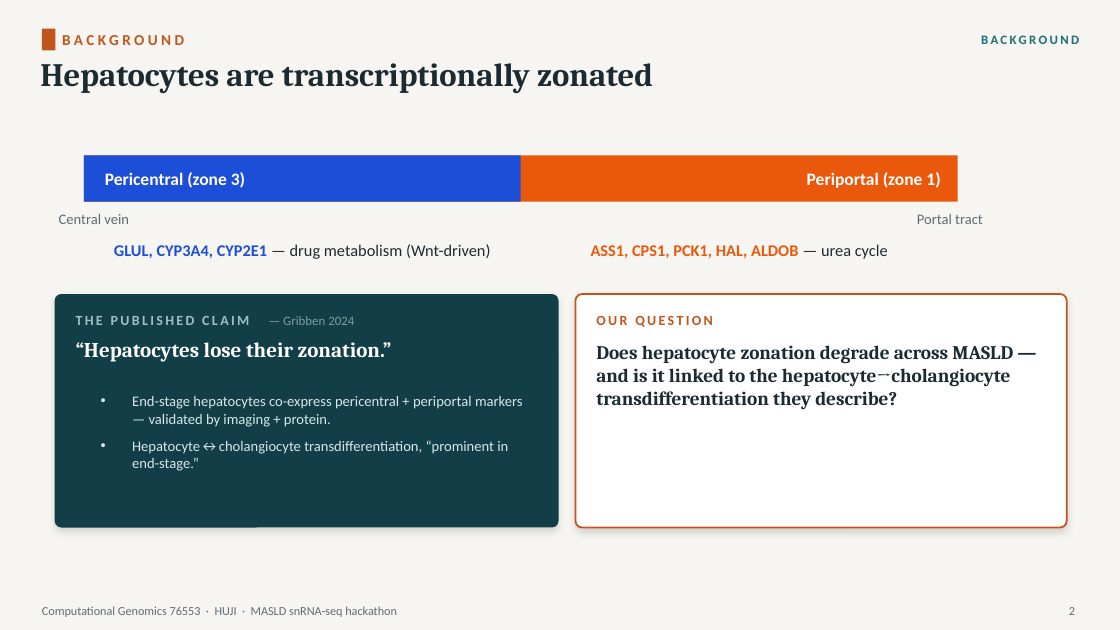
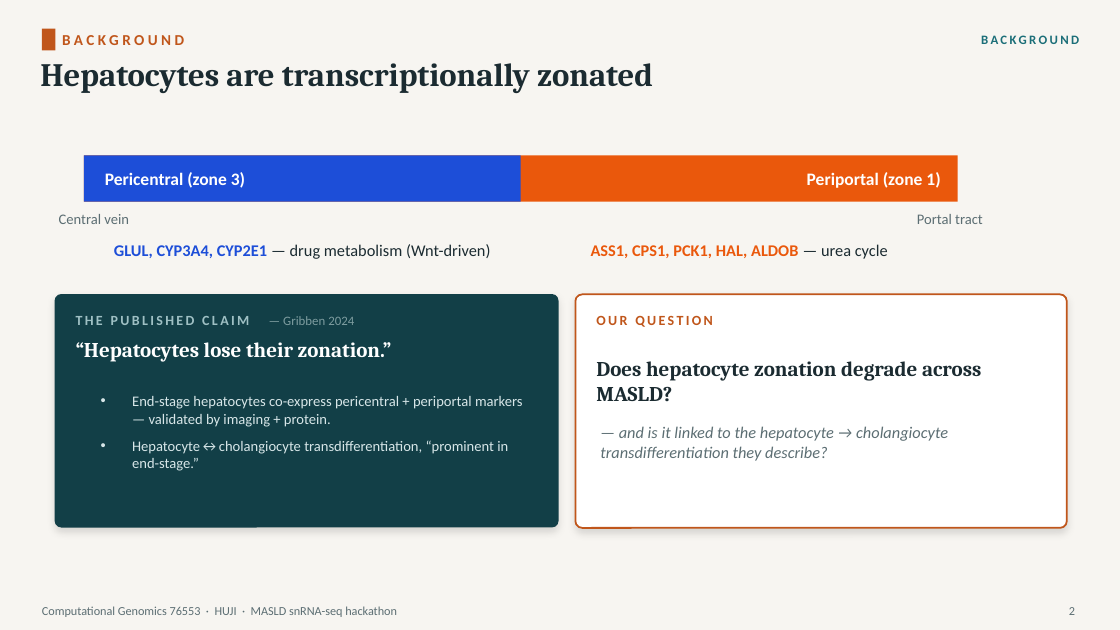
Before and after one commit to roeetekoah/liver-zonation, a slide deck: slide 2 of presentation/MASLD_stages_computational_analysis_roee_shira.pptx. Drawn at 1120x630 pixels with LibreOffice and Linux fonts; fonts in the diff are those of the drawing. Boxes give left, top, right and bottom in pixels: in the first picture for what was removed or moved away, otherwise in the second. Text is boxed around its words. In the diff, an @@ line names an element or a change of style, - is before the commit and + after.

```diff
--- a/presentation/MASLD_stages_computational_analysis_roee_shira.pptx
+++ b/presentation/MASLD_stages_computational_analysis_roee_shira.pptx
@@ text at bbox=[596, 361, 981, 401]: text changed; size 16.5 to 18 pt @@
-Does hepatocyte zonation degrade across MASLD — and is it linked to the hepatocyte→cholangiocyte transdifferentiation they describe?
+Does hepatocyte zonation degrade across MASLD?
@@ text added at bbox=[600, 426, 948, 461], 14 pt, text #5C6E73, italic @@
+— and is it linked to the hepatocyte → cholangiocyte transdifferentiation they describe?
```
Also in this commit, not shown: 13 other slides changed, 2 slides added, 6 other files.
